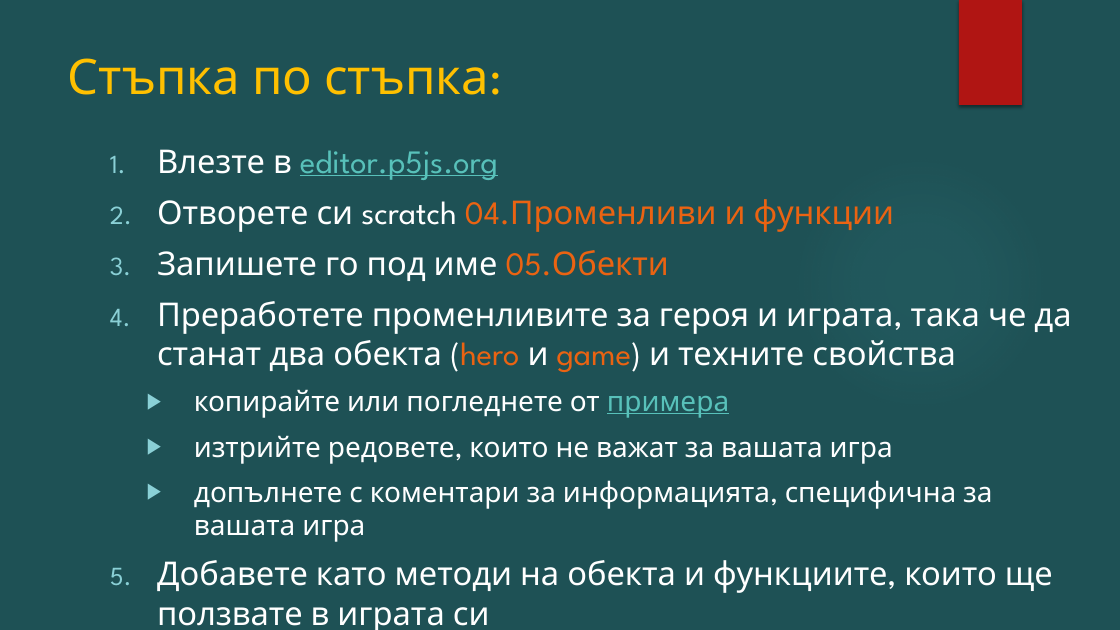
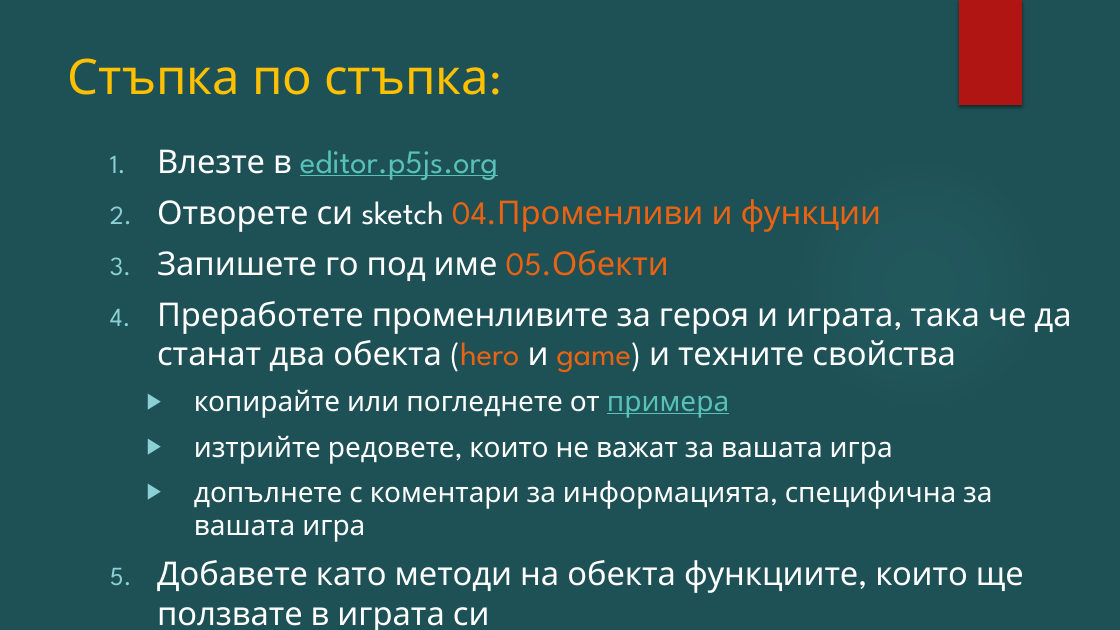
Before and after one commit to BG-IT-Edu/Free-Content, a slide deck: slide 6 of dmanolov/Информатика, курс Създаване на игри (HTML, CSS, JS, P5, Processing)/05.Параметри на играта и героя.pptx. Drawn at 1120x630 pixels with LibreOffice and Linux fonts; fonts in the diff are those of the drawing; background and template pictures are left out. Boxes give left, top, right and bottom in pixels: in the first picture for what was removed or moved away, otherwise in the second. Text is boxed around its words. In the diff, an @@ line names an element or a change of style, - is before the commit and + after.

```diff
--- a/dmanolov/Информатика, курс Създаване на игри (HTML, CSS, JS, P5, Processing)/05.Параметри на играта и героя.pptx
+++ b/dmanolov/Информатика, курс Създаване на игри (HTML, CSS, JS, P5, Processing)/05.Параметри на играта и героя.pptx
@@ text at (x1=157, y1=199, x2=882, y2=232): text changed @@
-2. Отворете си scratch 04.Променливи и функции
+2. Отворете си sketch 04.Променливи и функции
@@ text at (x1=157, y1=560, x2=1024, y2=630): text changed @@
-5. Добавете като методи на обекта и функциите, които ще ползвате в играта си
+5. Добавете като методи на обекта функциите, които ще ползвате в играта си
```
Also in this commit, not shown: 1 other slide changed, 1 other file.
